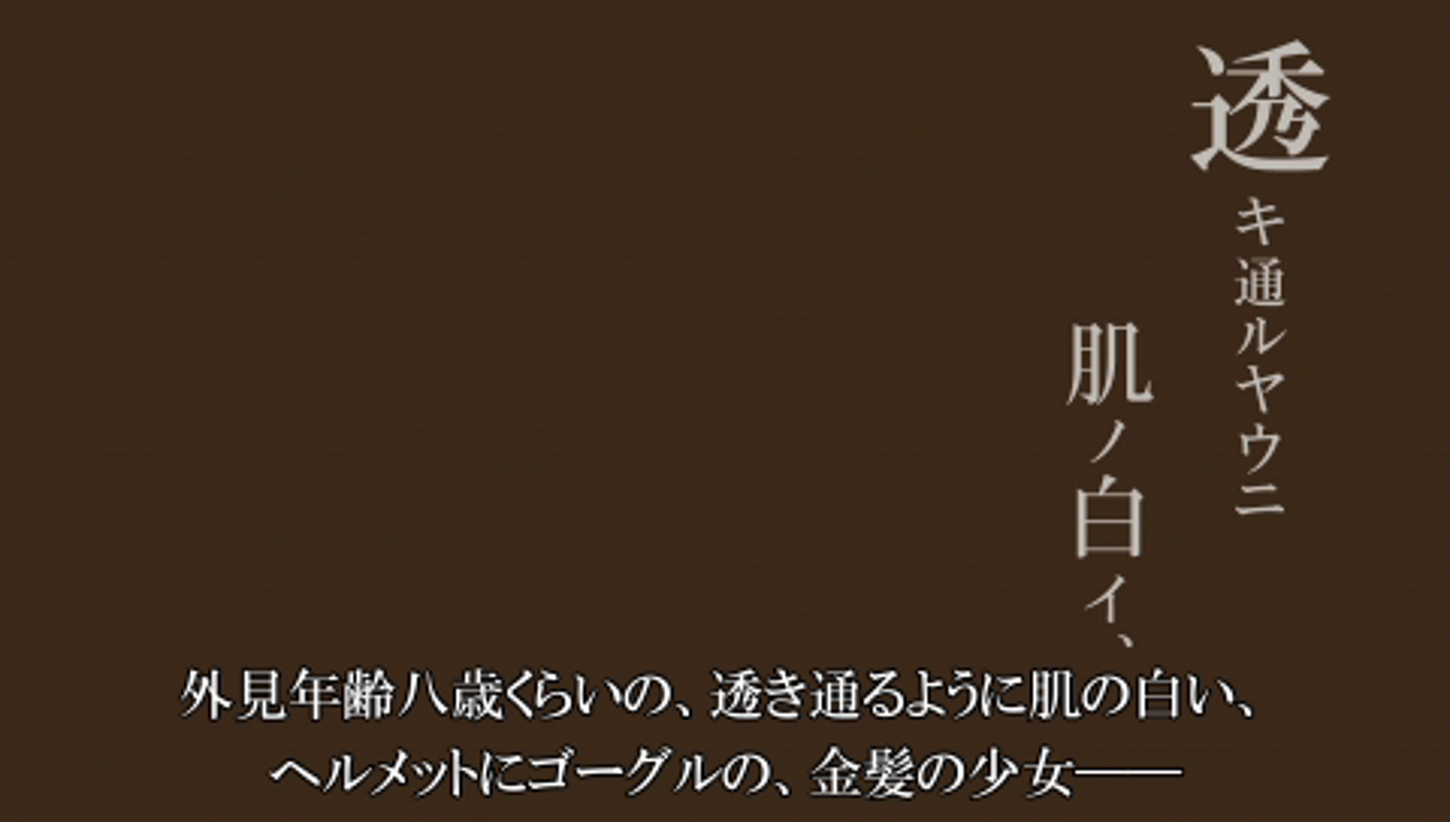
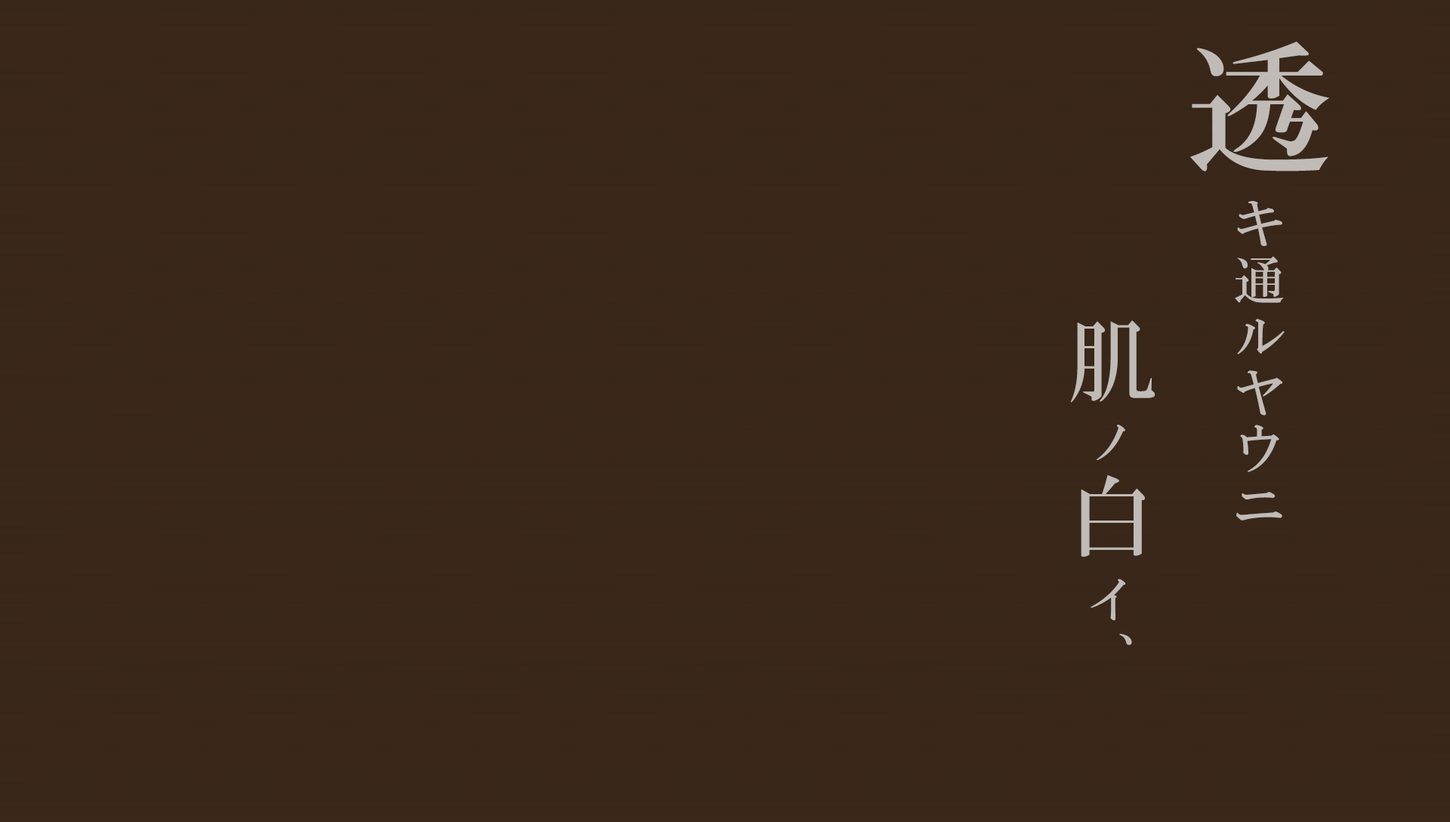
The second 1450 x 822 image is a revision of the first. Changes to its layers:
added layer "透キ通ルヤウニ 肌ノ白イ、" above "Layer 2" over [1070, 41, 1330, 645]
showed "Layer 2" over [0, 1, 1450, 822]
